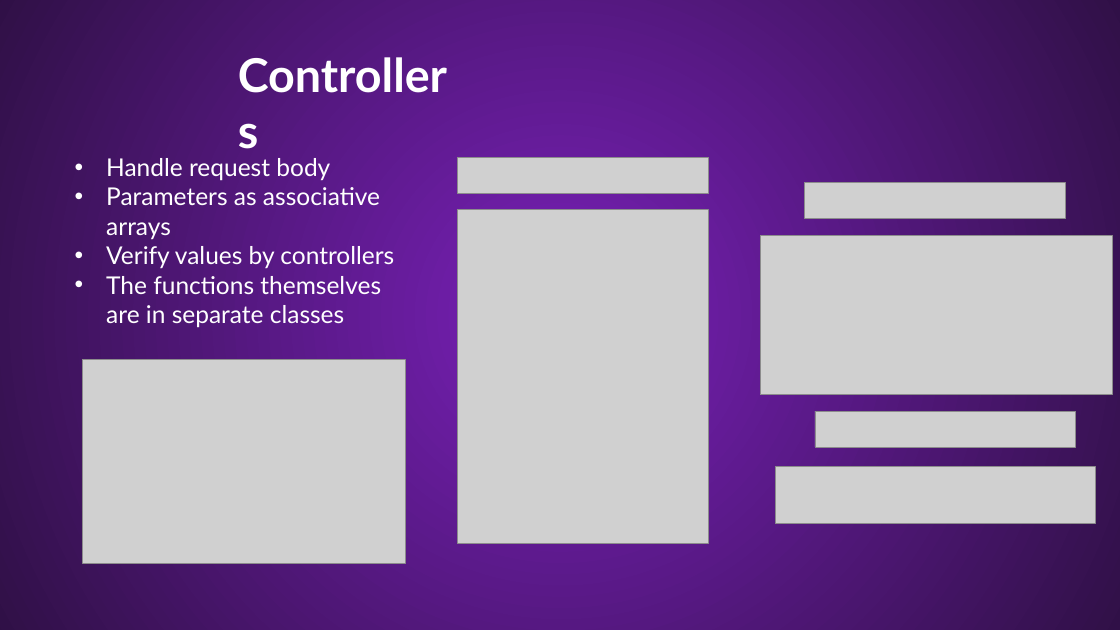
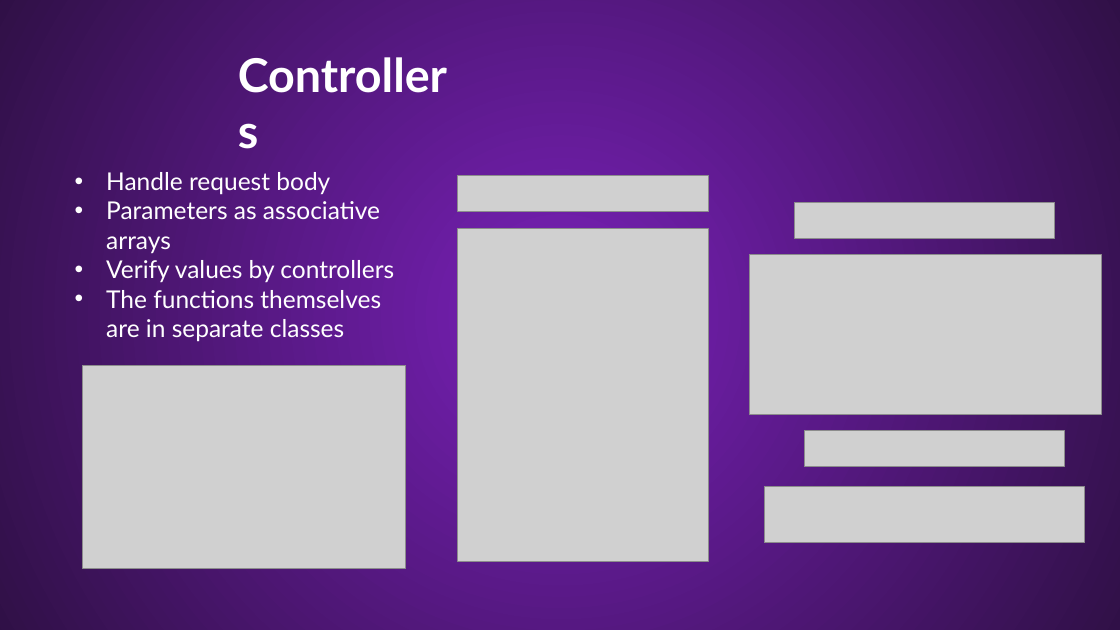
Before and after one commit to Palacsinta002/LMS, a slide deck: slide 31 of Presentation/LMS Presentation.pptx (slide 27 before the commit). Drawn at 1120x630 pixels with LibreOffice and Linux fonts; fonts in the diff are those of the drawing; grey boxes stand for pictures; background and template pictures are left out. Boxes give left, top, right and bottom in pixels: in the first picture for what was removed or moved away, otherwise in the second. Text is boxed around its words. In the diff, an @@ line names an element or a change of style, - is before the commit and + after.

Commit message:
2025-04-09 16:00:01

```diff
--- a/Presentation/LMS Presentation.pptx
+++ b/Presentation/LMS Presentation.pptx
@@ text "Handle request body": place and size @@
-text "Handle request body" at (106,158,381,328)
+text "Handle request body" at (106,172,381,342)
@@ picture: place and size @@
-picture at (458,158,709,194)
+picture at (458,176,709,212)
@@ picture: place and size @@
-picture at (458,210,708,544)
+picture at (458,228,708,561)
@@ picture: place and size @@
-picture at (82,360,406,563)
+picture at (82,365,406,569)
@@ 4 pictures: place and size @@
-4 pictures at (760,183,1112,523)
+4 pictures at (749,202,1102,543)
```
Also in this commit, not shown: 6 other slides changed, 5 slides added, 1 slide removed.
